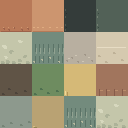
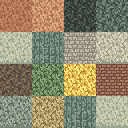
Comparing the layer stacks of the two 128×128 images. Changes:
painted on "Weathering patches" over 0, 0, 128, 128
